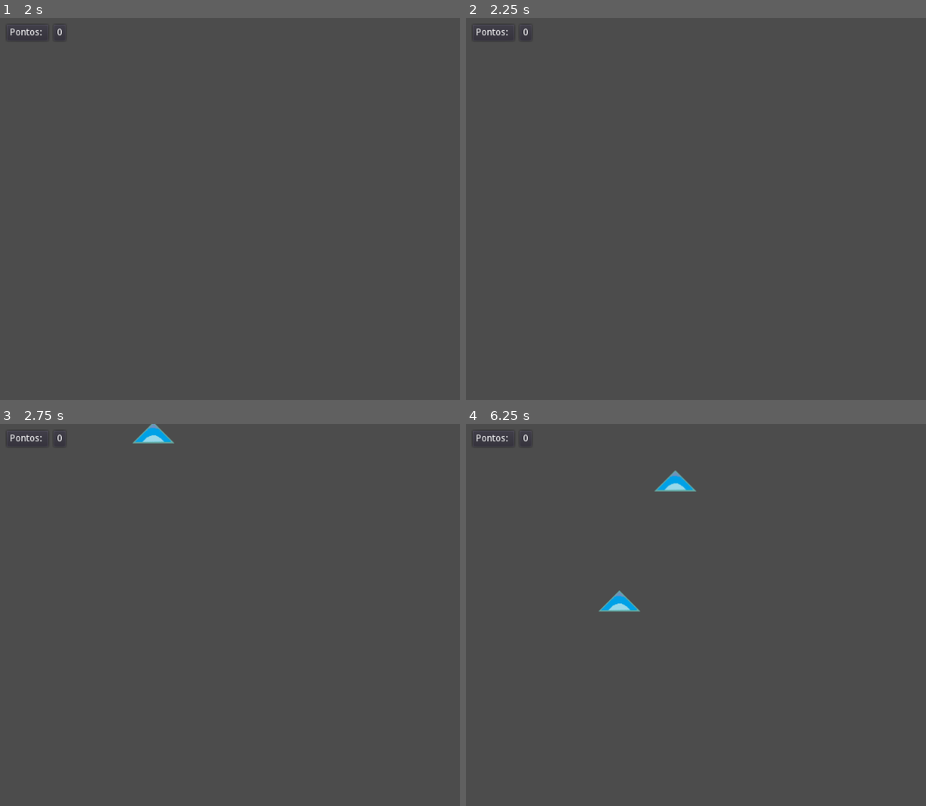
Above: before the commit, frames 1-4 (two rows, left to right).
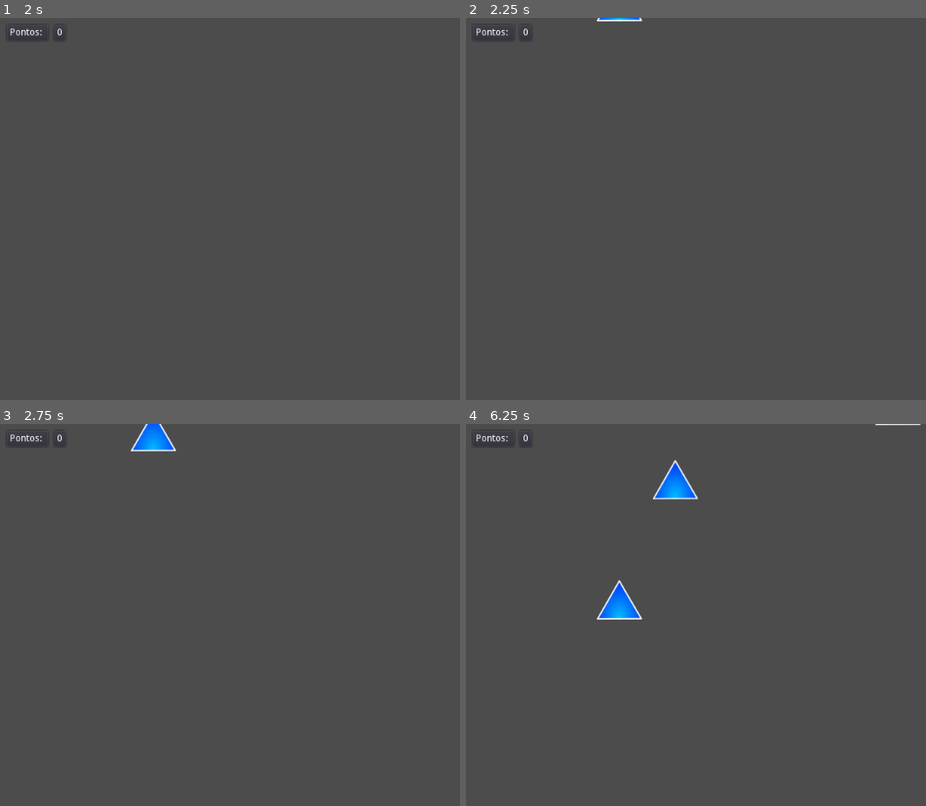
Above: after the commit, the same moments.

Repository: JoaoNSE/Shapes-Click
Game: Godot game, scene res://Scenes/Main.tscn
The game is run twice, just before and just after one commit, with the same random seed, the same clock (stepped at 60 frames per second) and the same inputs.
Inputs (mouse positions are in pixels of both pictures, inside the frame that each line leads up to):
- Up to frame 1 (2 s): tap Enter at 0.5 s; move the mouse to (outside the picture) at 0.52 s; click (outside the picture) at 0.6 s; tap Space (Explode) at 1.25, 1.35 s; move the mouse to (207, 239) at 1.27 s; hold Down (ui_down) from 1.28 s (still down)
- Up to frame 2 (2.25 s): tap Enter at 2 s; move the mouse to (880, 128) at 2.02 s; release Down (ui_down) at 2.03 s; click (880, 128) at 2.1 s
- Up to frame 3 (2.75 s): no input
- Up to frame 4 (6.25 s): move the mouse to (617, 443) at 2.77 s; tap Space (Explode) at 2.85, 4.35, 5.85 s; click (617, 443) at 2.92 s; move the mouse to (outside the picture) at 3.52 s; hold Down (ui_down) 3.53-5.78 s; click (outside the picture) at 3.6 s; move the mouse to (604, 565) at 4.27 s; move the mouse to (677, 443) at 5.02 s; click (677, 443) at 5.1 s; move the mouse to (705, 523) at 5.77 s

Frame 1 is identical in both runs. In frame 2, less than 0.1% of the frame differs, in the area x 28-39%, y 0-1%; in frame 3, 0.5%; in frame 4, 1.2%, in the area x 28-99%, y 0-52%.

Commit message:
Pequenas Alterações no visual

Diff:
--- a/Scenes/Linha.tscn
+++ b/Scenes/Linha.tscn
@@ -1,23 +1,14 @@
-[gd_scene load_steps=3 format=2]
-
-[ext_resource path="res://Sprites/glowFIlter.jpg" type="Texture" id=1]
-
-[sub_resource type="Gradient" id=1]
-
-offsets = PoolRealArray( 0.100806, 0.346774, 0.995968 )
-colors = PoolColorArray( 0.894531, 0.813726, 0.37738, 1, 0.621094, 0.225632, 0.225632, 1, 1, 0, 0, 1 )
+[gd_scene format=2]
 
 [node name="Linha" type="Line2D" index="0"]
 
+show_behind_parent = true
 points = PoolVector2Array(  )
 width = 10.0
-default_color = Color( 0.769531, 0.3517, 0.3517, 1 )
-gradient = SubResource( 1 )
-texture = ExtResource( 1 )
-texture_mode = 1
+default_color = Color( 0.372549, 0.862745, 0.580392, 1 )
 joint_mode = 1
 begin_cap_mode = 2
 end_cap_mode = 2
 sharp_limit = 2.0
 round_precision = 8
-_sections_unfolded = [ "Capping", "Fill" ]
+_sections_unfolded = [ "Visibility" ]
--- a/Scenes/Quadrado.tscn
+++ b/Scenes/Quadrado.tscn
@@ -1,82 +1,17 @@
-[gd_scene load_steps=8 format=2]
+[gd_scene load_steps=7 format=2]
 
-[ext_resource path="res://Sprites/blurFilter2.jpg" type="Texture" id=1]
+[ext_resource path="res://Shaders/OutlineShader.shader" type="Shader" id=1]
 [ext_resource path="res://Scripts/Shape.gd" type="Script" id=2]
-[ext_resource path="res://Sprites/square_alpha.png" type="Texture" id=3]
+[ext_resource path="res://Sprites/square_ink.png" type="Texture" id=3]
 [ext_resource path="res://Scenes/ShapesParticleSys.tscn" type="PackedScene" id=4]
-
-[sub_resource type="Shader" id=1]
-
-code = "shader_type canvas_item;
-
-uniform float outline_width=1.0;
-uniform vec4 outline_color=vec4(0.4,0.56,0.35,1);
-uniform bool active = false;
-
-uniform sampler2D blurr;
-
-varying vec2 vert;
-
-void vertex() {
-	//VERTEX *= 2.0;
-	vert = VERTEX;
-}
-
-void fragment() {
-
-	/*float alpha = 4.0*texture(TEXTURE, UV).a;
-	alpha -= texture(TEXTURE, UV + vec2(stepSizeX, 0.0)).a;
-	alpha -= texture(TEXTURE, UV + vec2(-stepSizeX, 0.0)).a;
-	alpha -= texture(TEXTURE, UV + vec2(0.0, stepSizeY)).a;
-	alpha -= texture(TEXTURE, UV + vec2(0.0, -stepSizeY)).a;
-
-	COLOR = vec4(0.8, 0.0, 0.4, alpha);*/
-
-	//COLOR = texture(TEXTURE, UV + vec2(0, sin(vert.x+TIME*10.0)/80.0));
-	//COLOR = texture(TEXTURE, SCREEN_UV);
-	//COLOR.a = texture(TEXTURE, SCREEN_UV).a * texture(sText, UV).a;
-	//COLOR.a = alpha;
-	if (active) {
-		//vec4 col = texture(TEXTURE,UV);
-		vec4 col = texture(TEXTURE, UV + vec2(0, sin(vert.x+TIME*8.0)/80.0));
-		vec2 ps = TEXTURE_PIXEL_SIZE;
-		float a;
-		float maxa=col.a;
-		float mina=col.a;
-		a=texture(TEXTURE,UV+vec2(0,-outline_width)*ps).a;
-		maxa=max(a,maxa);
-		mina=min(a,mina);
-		a=texture(TEXTURE,UV+vec2(0,outline_width)*ps).a;
-		maxa=max(a,maxa);
-		mina=min(a,mina);
-		a=texture(TEXTURE,UV+vec2(-outline_width,0)*ps).a;
-		maxa=max(a,maxa);
-		mina=min(a,mina);
-		a=texture(TEXTURE,UV+vec2(outline_width,0)*ps).a;
-		maxa=max(a,maxa);
-		mina=min(a,mina);
-
-		vec4 cor = outline_color + texture(blurr, UV+0.5);
-		//outline_color = vec4(1.0, 1.0, 1.0, 1.0);
-
-		col=mix(col,cor,maxa-mina);
-		//COLOR = mix(col, vec4(coll.rgb, col.a), radius*20.0);
-		COLOR=col;
-		//COLOR = texture(TEXTURE, UV + vec2(0, sin(vert.x+TIME*8.0)/80.0));
-	} else {
-		COLOR = texture(TEXTURE, UV);
-		//COLOR = texture(TEXTURE, UV + vec2(0, sin(vert.x+TIME*8.0)/80.0));
-	}
-}"
 
 [sub_resource type="ShaderMaterial" id=2]
 
 render_priority = 0
-shader = SubResource( 1 )
+shader = ExtResource( 1 )
 shader_param/outline_width = 2.0
-shader_param/outline_color = Plane( 0.6, 0.25, 0.25, 0.8 )
+shader_param/outline_color = Plane( 0.25, 0.6, 0.25, 0.8 )
 shader_param/active = false
-shader_param/blurr = ExtResource( 1 )
 _sections_unfolded = [ "shader_param" ]
 
 [sub_resource type="RectangleShape2D" id=3]
--- a/Scenes/Triangulo.tscn
+++ b/Scenes/Triangulo.tscn
@@ -2,7 +2,7 @@
 
 [ext_resource path="res://Sprites/blurFilter2.jpg" type="Texture" id=1]
 [ext_resource path="res://Scripts/Shape.gd" type="Script" id=2]
-[ext_resource path="res://Sprites/triangle_alpha.png" type="Texture" id=3]
+[ext_resource path="res://Sprites/triangle_ink.png" type="Texture" id=3]
 [ext_resource path="res://Scenes/ShapesParticleSys.tscn" type="PackedScene" id=4]
 
 [sub_resource type="Shader" id=1]
@@ -74,7 +74,7 @@
 render_priority = 0
 shader = SubResource( 1 )
 shader_param/outline_width = 2.0
-shader_param/outline_color = Plane( 0.6, 0.25, 0.25, 0.8 )
+shader_param/outline_color = Plane( 0.25, 0.6, 0.25, 0.8 )
 shader_param/active = false
 shader_param/blurr = ExtResource( 1 )
 _sections_unfolded = [ "shader_param" ]
@@ -82,7 +82,7 @@
 [sub_resource type="ConvexPolygonShape2D" id=3]
 
 custom_solver_bias = 0.0
-points = PoolVector2Array( 0, -30, 30, 0, -30, 0 )
+points = PoolVector2Array( 0, -34, 34, 27, -34, 27 )
 
 [node name="Triangulo" type="Area2D"]
 
@@ -104,13 +104,11 @@
 [node name="Sprite" type="Sprite" parent="." index="0"]
 
 use_parent_material = true
-position = Vector2( 0, 15 )
 texture = ExtResource( 3 )
-_sections_unfolded = [ "Material" ]
+_sections_unfolded = [ "Material", "Transform" ]
 
 [node name="CollisionShape2D" type="CollisionShape2D" parent="." index="1"]
 
-position = Vector2( 0, 15 )
 shape = SubResource( 3 )
 _sections_unfolded = [ "Transform" ]
 
--- a/Scripts/Controller.gd
+++ b/Scripts/Controller.gd
@@ -1,8 +1,4 @@
 extends Node
-
-# class member variables go here, for example:
-# var a = 2
-# var b = "textvar"
 
 var linha_preload = preload("res://Scenes/Linha.tscn")
 
@@ -12,6 +8,9 @@
 var shapes
 #lista das posições dos shapes
 var pontos
+#nível atual
+var level
+
 
 #numero de pontos do jogador
 var player_points = 0
@@ -21,8 +20,6 @@
 var pontosLabel
 
 func _ready():
-	# Called every time the node is added to the scene.
-	# Initialization here
 	GUI = get_parent().get_node("CanvasLayer/GUI")
 	pontosLabel = GUI.get_node("HBoxContainer/Panel/Pontos_lbl")
 	set_process(true)
--- a/Scripts/ShapesGenerator.gd
+++ b/Scripts/ShapesGenerator.gd
@@ -33,6 +33,7 @@
 	var i = rand_range(0, shapes.size())
 	var shap = shapes[i].instance()
 	shap.position = shape_exit.position
+	randomize()
 	shap.speed = rand_range(shap.speed-shap.speed*0.3, shap.speed+shap.speed*0.3)
 	get_parent().add_child(shap)
 	pass # replace with function body
Binary file added: Sprites/square_ink.png
Not shown, added: Sprites/square_ink.png.import
Binary file added: Sprites/triangle_ink.png
Not shown, added: Sprites/triangle_ink.png.import
